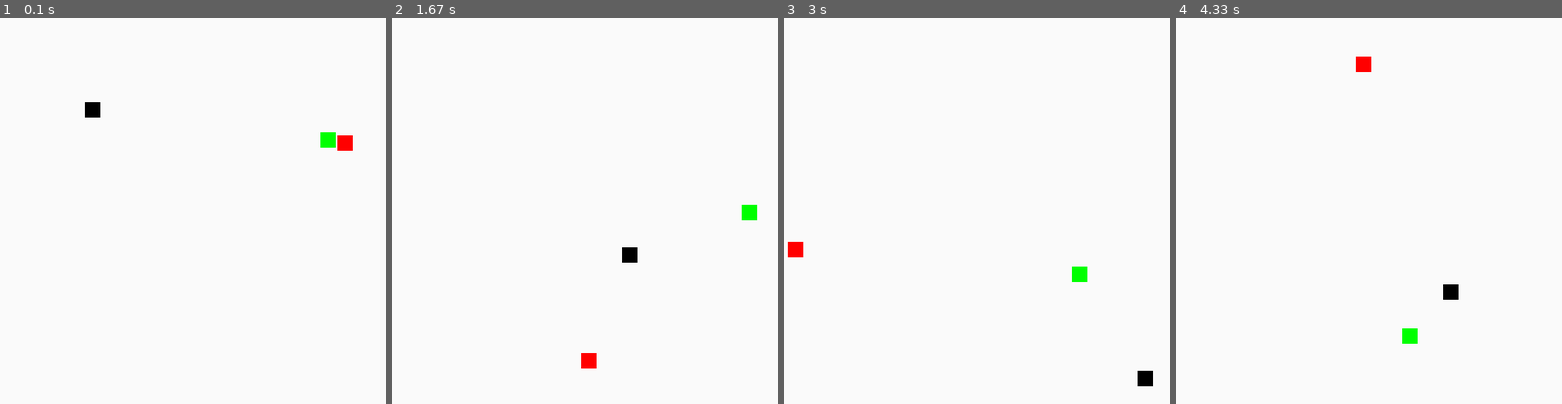
Above: before the commit, frames 1-4 (left to right).
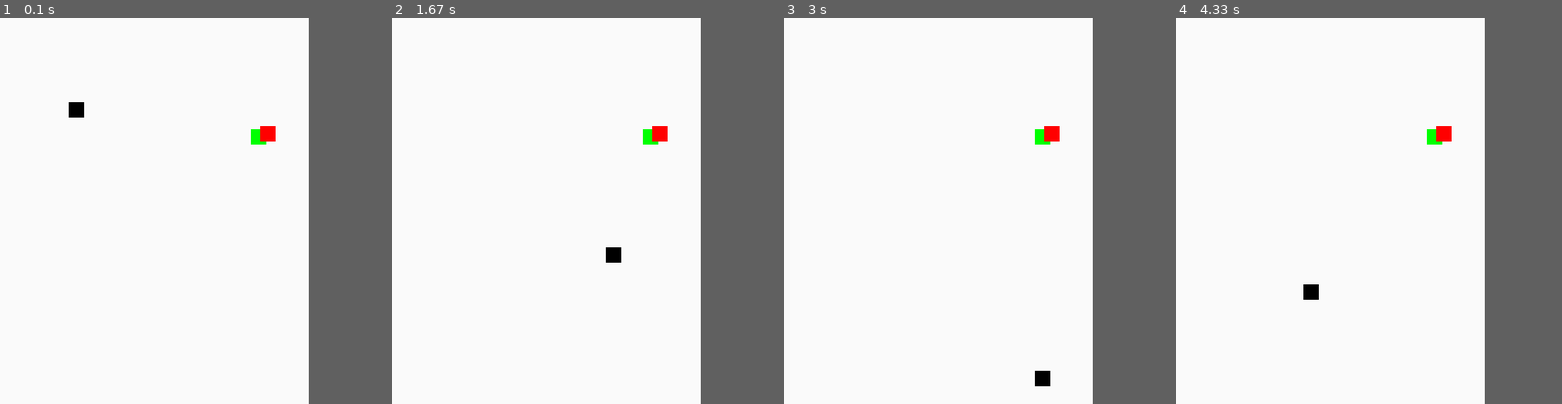
Above: after the commit, the same moments.

Repository: alexandroid000/self-assembly
Game: pygame game, started from weaselbot_sim/sandbox.py
The game is run twice, just before and just after one commit, with the same random seed, the same clock (stepped at 60 frames per second) and the same inputs.
Inputs:
- Up to frame 1 (0.1 s): no input
- Up to frame 2 (1.67 s): no input
- Up to frame 3 (3 s): no input
- Up to frame 4 (4.33 s): no input
In our replay, the window is 500x500 before the commit and 400x500 after it. These sizes can differ from the game's own. Grey fills any space a smaller window leaves; there, only what the larger window draws over its background counts as a difference.

The runs differ from the first frame. In frame 1, 0.9% of the frame differs, in the area x 17-92%, y 21-35%; in frame 2, 0.9%; in frame 3, 0.9%; in frame 4, 0.9%.

Commit message:
Collision detection works

Diff:
--- a/weaselbot_sim/sandbox.py
+++ b/weaselbot_sim/sandbox.py
@@ -24,13 +24,13 @@
         self.movex = xspeed #assume initial velocity
         self.movey = yspeed
         #get dimensions of screen
-        w, h = pygame.display.get_surface().get_size()
-        self.x0pos = random.randint(0, 480)
-        self.y0pos = random.randint(0, 480)
+        self.wscreen, self.hscreen = pygame.display.get_surface().get_size()
+        self.x0pos = random.randint(0, self.wscreen-width)
+        self.y0pos = random.randint(0, self.hscreen-height)
         self._width = width #do not change
         self._height = height #do not change
         self._color = color
-        self.collision = 0
+        self.collision = False
 
     def draw(self, screen):
         BLACK = (  0,   0,   0) #temp, adjust so you can change color based instantation
@@ -41,9 +41,9 @@
         self.x0pos = self.movex + self.x0pos
         self.y0pos = self.movey + self.y0pos
         #the if conditions shouldn't change as they determine a wall hit (robot is 20x20 and screen is 500x500)
-        if(self.x0pos < 0 or self.x0pos > 480):
+        if(self.x0pos < 0 or self.x0pos > (self.wscreen- self._width)):
             self.movex = -self.movex
-        if(self.y0pos < 0 or self.y0pos > 480):
+        if(self.y0pos < 0 or self.y0pos > (self.hscreen - self._height)):
             self.movey = -self.movey
 
 class WeaselBotsGroup():
@@ -53,15 +53,35 @@
         self.listofweasels.append(bot)
     #handle collision here
     def update(self):
+        collisions = []
         for i in self.listofweasels:
-            i.movement()
+            #makes a list of collisions
+            if i.collision:
+                collisions.append(i)
+            #otherwise, procede normally
+            else:
+                i.movement()
+        #checks for collisions
+        for i in self.listofweasels:
+            for j in self.listofweasels:
+                if i == j or (i.collision == True and j.collision == True):
+                    break;
+                for jxpos in range(j.x0pos, j.x0pos+j._width):
+                    if i.x0pos <= jxpos <= i.x0pos+i._width:
+                        for jypos in range(j.y0pos, j.y0pos+j._height):
+                            if i.y0pos <= jypos <= i.y0pos+i._height:
+                                j.collision = True
+                                i.collision = True
+        if collisions:
+            pass;
+
     def draw(self, screen):
         for i in self.listofweasels:
             i.draw(screen)
 
 def main():
     pygame.init()
-    screen = pygame.display.set_mode((500, 500))
+    screen = pygame.display.set_mode((400, 500))
     #fills in background
     background = pygame.Surface(screen.get_size())
     background = background.convert()
@@ -94,8 +114,6 @@
         pygame.display.flip()
 
 
-
-
     pygame.quit()
 
 if __name__ == '__main__':
